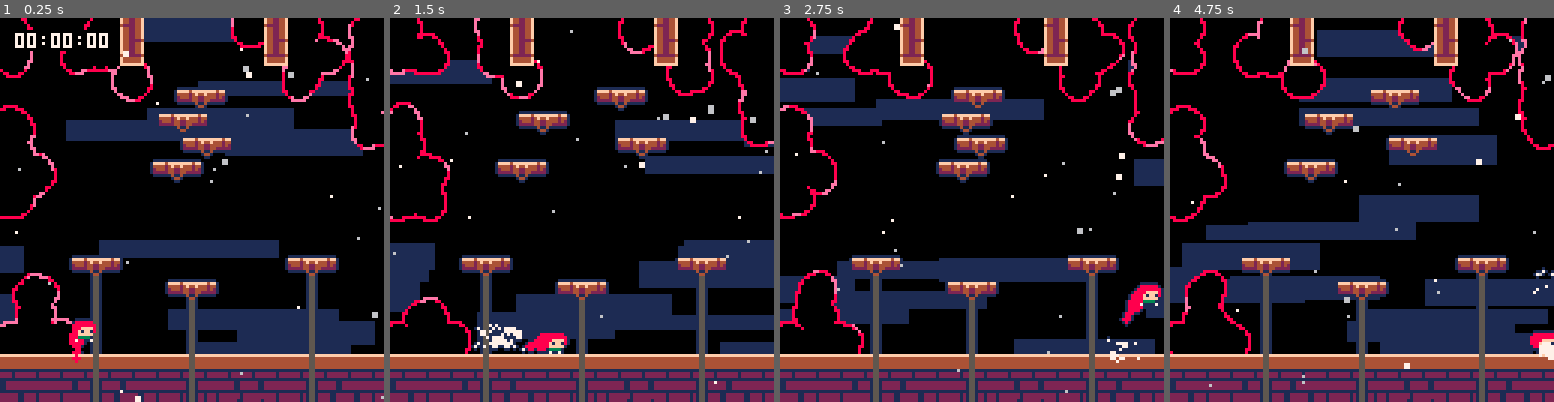
Above: before the commit, frames 1-4 (left to right).
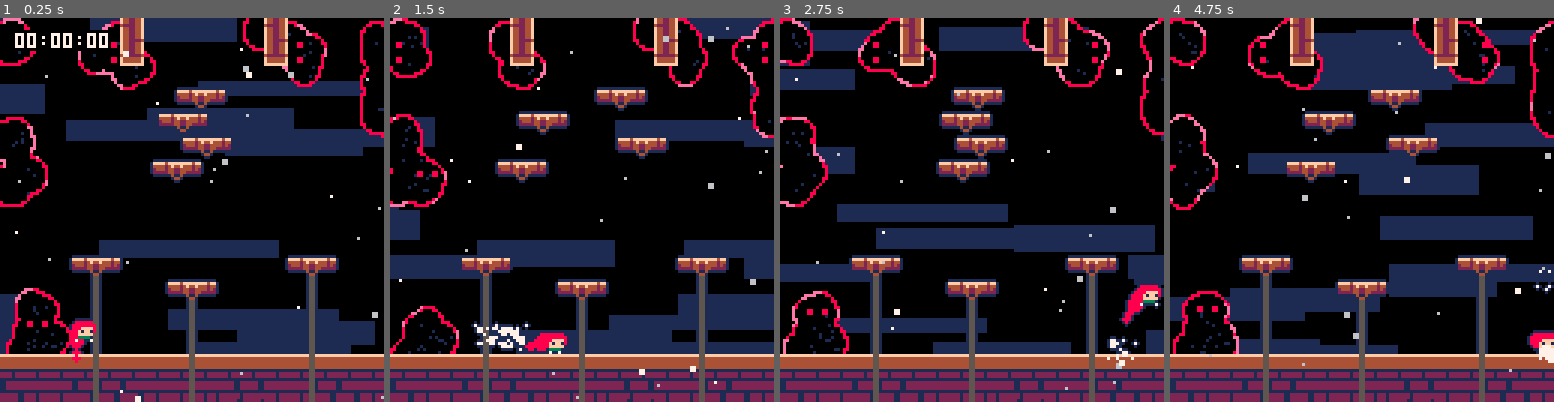
Above: after the commit, the same moments.

Repository: CelesteClassic/newleste.p8
Game: PICO-8 cartridge resort.p8
Two runs of this game, one before a commit and one after it. Both use one fixed random seed, a clock stepped at 60 frames per second and the inputs below.
Inputs:
- Up to frame 1 (0.25 s): no input
- Up to frame 2 (1.5 s): tap X (X key) at 0.33, 1.07 s; tap O (Z key) at 0.7 s
- Up to frame 3 (2.75 s): hold Right 1.6-2.1 s; tap O (Z key) at 1.7, 2.1, 2.5 s; tap X (X key) at 1.85 s; hold Up 2.15-2.42 s; hold Right from 2.47 s (still down)
- Up to frame 4 (4.75 s): tap O (Z key) every 0.4 s from 2.9 to 4.5 s; tap X (X key) at 2.97, 4.08 s; release Right at 3.03 s; hold Left 3.08-3.58 s; hold Down 3.63-3.97 s; hold Right 4.02-4.68 s; hold Up from 4.73 s (still down)

The runs differ from the first frame. In frame 1, 6.8% of the frame differs, in the area x 0-100%, y 0-100%; in frame 2, 21%; in frame 3, 27%; in frame 4, 34%.

Commit message:
They have eyes again

Diff:
--- a/resort.p8
+++ b/resort.p8
@@ -1,5 +1,5 @@
 pico-8 cartridge // http://www.pico-8.com
-version 36
+version 39
 __lua__
 --newleste.p8 base cart
 
@@ -672,30 +672,33 @@
   init=function(_ENV)
     outline=false
     -- hitbox
-    hitbox=rectangle(1,1,5,5)
+    hitbox=rectangle(0,0,8,8)
     -- get type of fuzzy
     axis=(sprite==62 and "x") or (sprite==61 and "y") --or "theta"
     r, l, dir = _ENV[axis], _ENV[axis], 1
-    if axis=="x" and not fget(tile_at((x/8)+1,y/8),0) and not fget(tile_at((x/8)+1,y/8),6) or axis=="y" and not fget(tile_at(x/8,(y/8)+1),0) and not fget(tile_at(x/8,(y/8)+1),6) then
+    if axis=="x" and not fget(tile_at((x/8)+1,y/8),6) or axis=="y" and not fget(tile_at(x/8,(y/8)+1),6) then
         dir = -1
     end
     -- get endpoints
-    while axis=="x" and r<lvl_pw and not fget(tile_at(r\8,y\8),0) and not fget(tile_at(r\8,y\8),6) or
-          axis=="y" and r<lvl_ph and not fget(tile_at(x\8,r\8),0) and not fget(tile_at(x\8,r\8),6) do
+    while axis=="x" and r<lvl_pw and not fget(tile_at(r\8,y\8),6) or
+          axis=="y" and r<lvl_ph and not fget(tile_at(x\8,r\8),6) do
         r+=8
     end
-    r-=8
-    while axis=="x" and l>=0 and not fget(tile_at(l\8,y\8),0) and not fget(tile_at(l\8,y\8),6) or
-          axis=="y" and l>=0 and not fget(tile_at(x\8,l\8),0) and not fget(tile_at(x\8,l\8),6) do
+    r-=2 -- keep halfway in wall
+    while axis=="x" and l>=0 and not fget(tile_at(l\8,y\8),6) or
+          axis=="y" and l>=0 and not fget(tile_at(x\8,l\8),6) do
         l-=8
     end
-    l+=8
+    l+=2 -- keep halfway in wall
 
     scale=(r-l)/32 --scale speed by distance
     t=0 -- movement based on time
 
     spd.x,spd.y=0,0
 
+    eyes={axis=="x" and cos(rnd"128"+x) or 0,axis=="y" and sin(rnd"128"+y) or 0}
+    eye_offset=0
+
     add(fuzzy_drawer.fuzzies,_ENV)
     destroy_object(_ENV)
   end
@@ -703,8 +706,13 @@
 
 still_fuzz={
   init=function(_ENV)
+    eyes={cos(rnd"128"+x),sin(rnd"128"+y)}
+    if (fget(tile_at((x/8)+1,y/8),6)) x+=4
+    if (fget(tile_at((x/8)-1,y/8),6)) x-=4
+    if (fget(tile_at(x/8,(y/8)+1),6)) y+=4
+    if (fget(tile_at(x/8,(y/8)-1),6)) y-=4
     outline=false
-    hitbox=rectangle(1,1,5,5)
+    hitbox=rectangle(0,0,8,8)
     collides=true
     flip.x,flip.y=maybe(),maybe()
     add(fuzzy_drawer.fuzzies,_ENV)
@@ -717,9 +725,11 @@
   pos={},
   init=function(_ENV)
     fuzzy_drawer.fuzzies,layer,outline={},0,false
+    eyes={}
   end,
   update=function(_ENV)
     if (#fuzzy_drawer.fuzzies!=0) then
+      eyes={}
       for f in all(fuzzy_drawer.fuzzies) do
         if f.sprite ~= 63 then -- moving fuzzies
           -- flip
@@ -734,7 +744,14 @@
           if (f.axis=="y") f.spd.y = mid(appr(f.spd.y,2*f.dir*f.scale,0.4*f.scale),f.l-f.y,f.r-f.y)
           --f.spd[f.axis]=mid(appr(f.spd[f.axis],2*f.dir*f.scale,0.4*f.scale),f.l-f[axis],f.r-f[axis])
           f.move(f.spd.x,f.spd.y,1);
+
+          -- eyes
+          f.eye_offset = appr(f.eye_offset,(f.t<20 and f.dir or -f.dir)*4*f.scale,1)
+          eyes[#eyes+1]={f.axis=="x" and f.x+4+f.eye_offset or f.x+1,f.axis=="y" and f.y+4+f.eye_offset*.7 or f.y}
+          eyes[#eyes+1]={f.axis=="x" and f.x+4+f.eye_offset or f.x+6,f.axis=="y" and f.y+4+f.eye_offset*.7 or f.y+5}
+
         end
+        --if (f.sprite==63 and rnd"10"<5) eyes[#eyes+1]={f.x+(f.eyes[1]+4),f.y+f.eyes[2]+4}
       end
       foreach(objects,function(o)
         if o.type==player then
@@ -757,30 +774,46 @@
       --set spritesheet as drawbuffer
       cls() --clear spritesheet
       local circs={}
+      local dots={}
       --for j=0,1 do
       --j = 0, draw outline
       --j = 1, draw fill
-          srand"8"
-          for b in all(fuzzy_drawer.fuzzies) do
-              for i=1,8 do
-                  local aa,dd = rnd()+time()/4,rnd"2"+1
-                  --circfill(b.x+cos(aa)*dd+4,b.y+sin(aa)*dd+4,3+rnd"3"-j,8-j*7)
-                  circs[#circs+1]={b.x+cos(aa)*dd+4,b.y+sin(aa)*dd+4}
-              end
-          end
-
+      srand"8"
+      for b in all(fuzzy_drawer.fuzzies) do
+        --if (b.sprite~=63) then
+        --  eyes[eye]={appr(eyes[eye]~=nil and eyes[eye][1] or b.x,b.axis=="x" and b.x+2+2*b.dir or b.x,3),appr(eyes[eye]~=nil and eyes[eye][2] or b.y,b.axis=="y" and b.y+2*b.dir or b.y,3)}
+        --end
+        --if (b.sprite==63 and eyes[eye]==nil) eyes[eye]={b.x+(b.eyes[1]*(rnd"2"+1)+4),b.y+b.eyes[2]*(rnd"2"+1)+4}
+        --eyes[#eyes+1]={b.x+b.eyes[1]*(rnd"2"+1)+4,b.y+b.eyes[2]*(rnd"2"+1)+4}
+        --eyes[#eyes+1]={b.x-2*b.eyes[1],b.y-2*b.eyes[2]}
+        for i=1,8 do
+          local aa,dd = rnd()+time()/4,rnd"2"+1
+          --circfill(b.x+cos(aa)*dd+4,b.y+sin(aa)*dd+4,3+rnd"3"-j,8-j*7)
+          circs[#circs+1]={b.x+cos(aa)*dd+4,b.y+sin(aa)*dd+4}
+          if (rnd"10"<3) dots[#dots+1]={b.x+4+cos(aa)*dd+rnd"4",b.y+2+sin(aa)*dd+rnd"4"}
+        end
+      end
+      --end
+
+      -- draw outline
       for c in all(circs) do
         circfill(c[1],c[2],5,8)
       end
+      -- draw fill
       for c in all(circs) do
         circfill(c[1],c[2],4,3)
       end
-      fillp()
+      -- draw dots
+      for d in all (dots) do
+        pset(d[1],d[2],1)
+      end
+
 
       poke(0x5f5e,0x22)
 
+      -- highlights
       for i=1,128 do
-          circfill((rnd"128"+time()*(rnd"8"+8))%136-4,i,3,2)
+          circfill((rnd"128"+time()*(rnd"8"+8))%136-4,(rnd"128"+time()*(rnd"8"+8))%136-4,3,2)
       end
 
       poke(0x5f5e,0xff)
@@ -789,6 +822,7 @@
       poke(0x5f55,0x60)
       --reset draw buffer location
       pal(split"1,2,0,4,5,6,7,8,9,14,11,12,13,14,15")
+      -- removes 2 for some reason
       palt"0b1010000000000000"
 
       spr(0,0,0,16,16)
@@ -797,6 +831,16 @@
       --reset pal
       memcpy(0,0x8000,0x1fff)
       --bring back original sprites
+
+      -- draw eyes
+      for e in all(eyes) do
+        --circfill(e[1],e[2],1,8)
+        --pset(e[1],e[2],3)
+        rectfill(e[1],e[2],e[1]+1,e[2]+1,8)
+          --eyes=c[3]%40
+          --circ(c[1]+(eyes%2)*2,c[2]+sin(eyes%2)*2,1,8)
+          --circ(c[1]+cos(eyes/20)*-2,c[2]+sin(eyes/20)*-2.1,1,8)
+      end
     end
   end
 }
@@ -1624,151 +1668,151 @@
 
 
 __gff__
-0000000000000000000000000000000002020202080808000000000000000000040303030304030304040404040000000303030303030303040404040420206000000000000000000000000000000000000000000000000000000000000000000000000000000000000000000000000000000000000000000000000000000000
+0000000000000000000000000000000002020202080808000000000000000000464343434346434346040404040000004343434343434343460404040420206000000000000000000000000000000000000000000000000000000000000000000000000000000000000000000000000000000000000000000000000000000000
 0000000000000000000000000000000000000000000000000000000000000000000000000000000000000000000000000000000000000000000000000000000000000000000000000000000000000000000000000000000000000000000000000000000000000000000000000000000000000000000000000000000000000000
 __map__
 3f0000003f30000000003f303f00003f25202525282525252600000024253838313232323232323300000000000000000000000000000000000000000000000000000000000000000000000000000000000000000000000000000000000000000000000000000000000000000000000000000000000000000000000000000000
-3f00003e3f370000000000373f3e003f25252828252525252600000024253825003d0000003d000000000000000000000000000000000000000000000000000000000000000000000000000000000000000000000000000000000000000000000000000000000000000000000000000000000000000000000000000000000000
-00000000003f0000000000003f00003f25252820252532323300000024253825000000000000000000000000000000000000000000000000000000000000000000000000000000000000000000000000000000000000000000000000000000000000000000000000000000000000000000000000000000000000000000000000
-000000000000002d0000002f0000003f25323232322600000000000024252828000000000000000000000000000000000000000000000000000000000000000000000000000000000000000000000000000000000000000000000000000000000000000000000000000000000000000000000000000000000000000000000000
-3f0000002f0000002e0000000000003f260000000030000000000000242525250000003d0000003d00000000000000000000000000000000000000000000000000000000000000000000000000000000000000000000000000000000000000000000000000000000000000000000000000000000000000000000000000000000
-3f0000000000002d000000002f0000002600001d003700000000101024253838212222222222222300000000000000240000000000000000000000000000000000000000000000000000000000000000000000000000000000000000000000000000000000000000000000000000000000000000000000000000000000000000
-3f3f002f000000002e0000000000000026000000000000000013212220282025313232323232323300000000000000240000000000000000000000000000000000000000000000000000000000000000000000000000000000000000000000000000000000000000000000000000000000000000000000000000000000000000
-3f000000000000000000000000000000260000000000000000133132323232382300000000000021230000001d0000240000000000000000000000000000000000000000000000000000000000000000000000000000000000000000000000000000000000000000000000000000000000000000000000000000000000000000
-0000000000000000000000000000000026000000000000000000111111111324260000000000002426000010101010240000000000000000000000000000000000000000000000000000000000000000000000000000000000000000000000000000000000000000000000000000000000000000000000000000000000000000
-0000000000000000000000000000000026000000000000000000000000001324260000000001002426003e21222222000000000000000000000000000000000000000000000000000000000000000000000000000000000000000000000000000000000000000000000000000000000000000000000000000000000000000000
-0000001d00000000000000001d0000002600000000000000000000001d0013242600000034353532333e0031320000000000000000000000000000000000000000000000000000000000000000000000000000000000000000000000000000000000000000000000000000000000000000000000000000000000000000000000
-003d00000000001d0000000000000000260000000000000000000000000c1324260000001111111111000011112400000000000000000000000000000000000000000000000000000000000000000000000000000000000000000000000000000000000000000000000000000000000000000000000000000000000000000000
-003f000000000000000000000000000026000000010000000000001010101024260000000000000000000000132400000000000000000000000000000000000000000000000000000000000000000000000000000000000000000000000000000000000000000000000000000000000000000000000000000000000000000000
-3f3f3f010000000000000000000000003822231415162123000000212222222026002d00000000000000002f132400000000000000000000000000000000000000000000000000000000000000000000000000000000000000000000000000000000000000000000000000000000000000000000000000000000000000000000
-2222222222222222222222222222222225252600000024261010102425252525260000000000000000000000132400000000000000000000000000000000000000000000000000000000000000000000000000000000000000000000000000000000000000000000000000000000000000000000000000000000000000000000
-2025252020202525253838252520202525252600000024382222222025252525260000000000000000000000132400000000000000000000000000000000000000000000000000000000000000000000000000000000000000000000000000000000000000000000000000000000000000000000000000000000000000000000
-…(129 lines of a section not shown)…
+3f00003e3f370000000000373f3e003f25252828252525252600000024253825003f0000003f000000000000000000000000000000000000000000000000000000000000000000000000000000000000000000000000000000000000000000000000000000000000000000000000000000000000000000000000000000000000
+00000000003f0000000000003f00003f25252820252532323300000024253825003d0000003d000000000000000000000000000000000000000000000000000000000000000000000000000000000000000000000000000000000000000000000000000000000000000000000000000000000000000000000000000000000000
+000000000000002d0000002f0000003f253232323226000000000000242528280000003d0000003d00000000000000000000000000000000000000000000000000000000000000000000000000000000000000000000000000000000000000000000000000000000000000000000000000000000000000000000000000000000
+3f0000002f0000002e0000000000003f260000000030000000000000242525250000003f0000003f00000000000000000000000000000000000000000000000000000000000000000000000000000000000000000000000000000000000000000000000000000000000000000000000000000000000000000000000000000000
+3f0000000000002d000000002f0000002600001d0037000000003f3f24253838212222222222222300000000000000210000000000000000000000000000000000000000000000000000000000000000000000000000000000000000000000000000000000000000000000000000000000000000000000000000000000000000
+3f3f002f000000002e000000000000002600000000000000003f212220282025313232323232323300000000000000240000000000000000000000000000000000000000000000000000000000000000000000000000000000000000000000000000000000000000000000000000000000000000000000000000000000000000
+3f0000000000000000000000000000002600000000000000003f3132323232382300000000000027000000001d0000240000000000000000000000000000000000000000000000000000000000000000000000000000000000000000000000000000000000000000000000000000000000000000000000000000000000000000
+00000000000000000000000000000000263f000000000000003f3f3f3f3f3f242600000000000030000000003f3f3f240000000000000000000000000000000000000000000000000000000000000000000000000000000000000000000000000000000000000000000000000000000000000000000000000000000000000000
+00000000000000000000000000000000263f3f00000000000000000000003f2426000000000100303f003e3f212222200000000000000000000000000000000000000000000000000000000000000000000000000000000000000000000000000000000000000000000000000000000000000000000000000000000000000000
+0000001d00000000000000001d000000263f000000000000000000001d003f2426000000343536373f3e003f312020200000000000000000000000000000000000000000000000000000000000000000000000000000000000000000000000000000000000000000000000000000000000000000000000000000000000000000
+003d00000000001d0000000000000000263f3f000000000000000000000c3f24260000003f3f3f3f000000003f2420200000000000000000000000000000000000000000000000000000000000000000000000000000000000000000000000000000000000000000000000000000000000000000000000000000000000000000
+003f0000000000000000000000000000263f3f3f010000000000003f3f3f3f242600000000000000000000003f2420200000000000000000000000000000000000000000000000000000000000000000000000000000000000000000000000000000000000000000000000000000000000000000000000000000000000000000
+3f3f3f010000000000000000000000003822231415162123000000212222222026002d00000000000000002f3f2420200000000000000000000000000000000000000000000000000000000000000000000000000000000000000000000000000000000000000000000000000000000000000000000000000000000000000000
+2222222222222222222222222222222225252600000024263f3f3f24252525252600000000000000000000003f2420200000000000000000000000000000000000000000000000000000000000000000000000000000000000000000000000000000000000000000000000000000000000000000000000000000000000000000
+20252520202025252538382525202025252526000000243822222220252525252600000000000000000000003f2420200000000000000000000000000000000000000000000000000000000000000000000000000000000000000000000000000000000000000000000000000000000000000000000000000000000000000000
+…(129 lines of a section not shown)…
